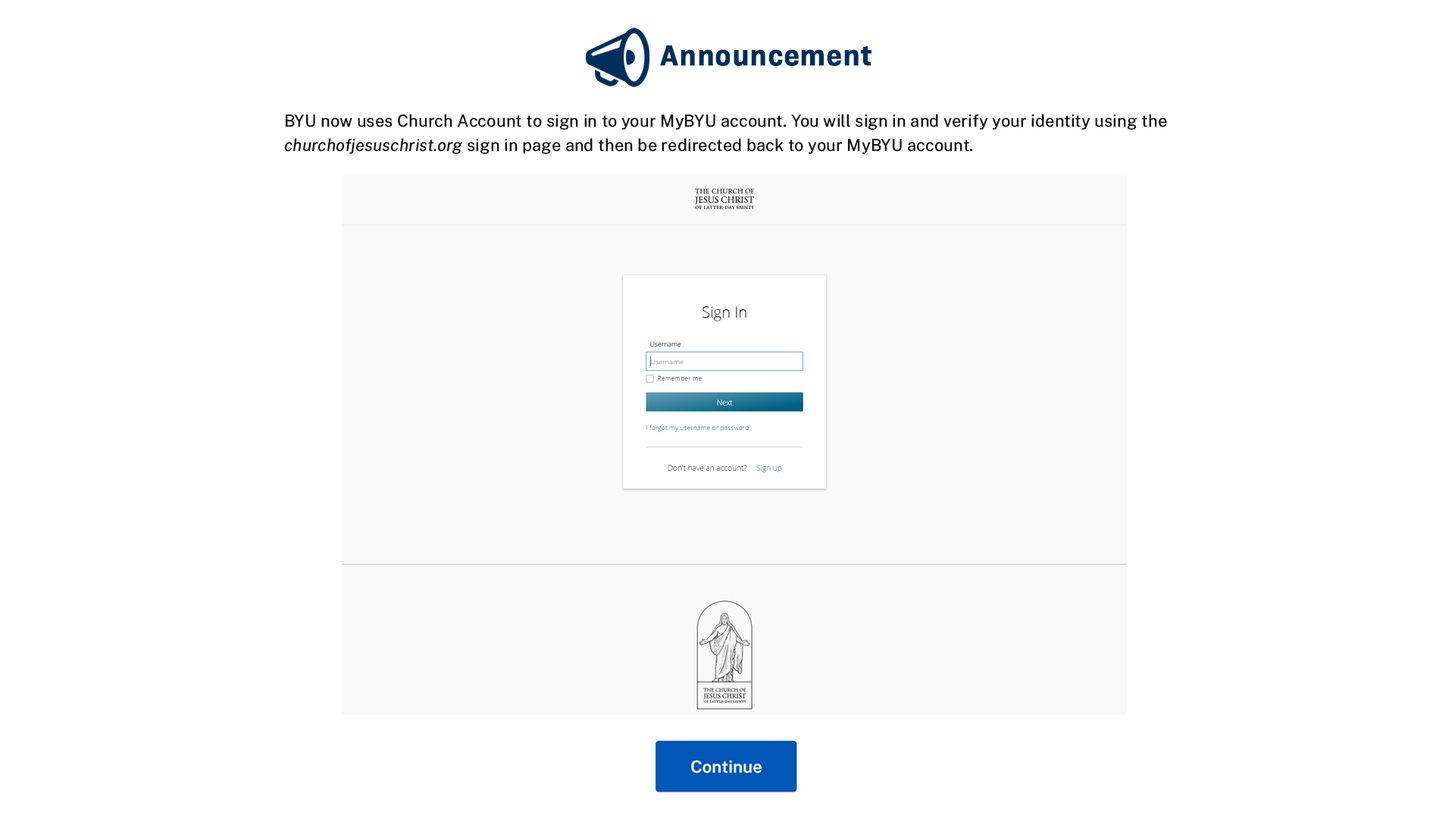
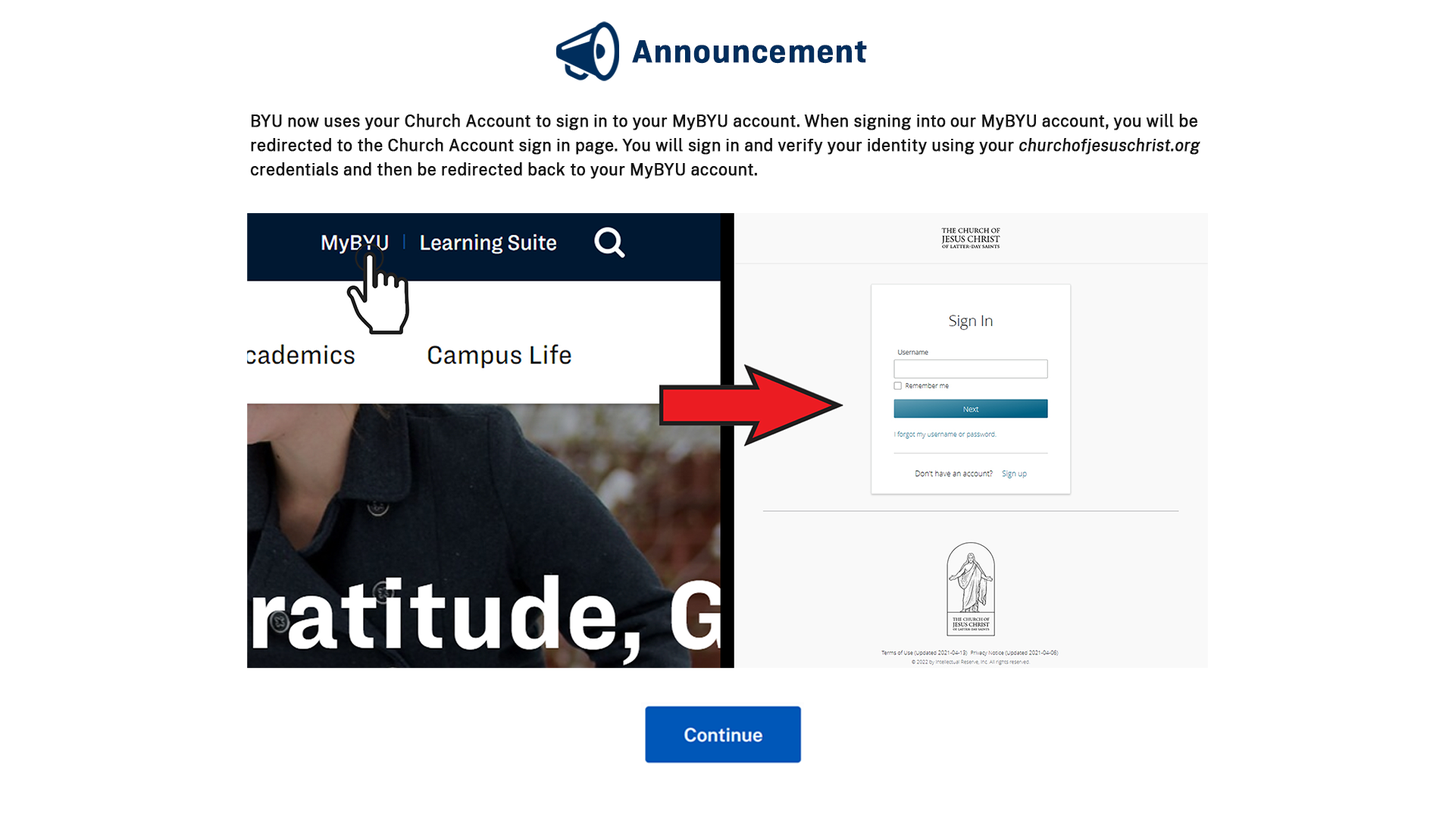
Revision of a layered 1455px x 819px image; what changed, layer by layer:
renamed "Layer 4" to "announcement-graphic", painted on it, unmasked it over box(247, 175, 1209, 715)
painted on "Layer 3" over box(641, 361, 1037, 793)
painted on "Layer 2" over box(556, 21, 650, 88)
painted on "Announcement" over box(632, 40, 872, 66)
renamed "BYU now uses Church Account to sign in to your MyBYU account. Y" to "BYU now uses your Church Account to sign in to your MyBYU accou", painted on it over box(250, 113, 1201, 179)
